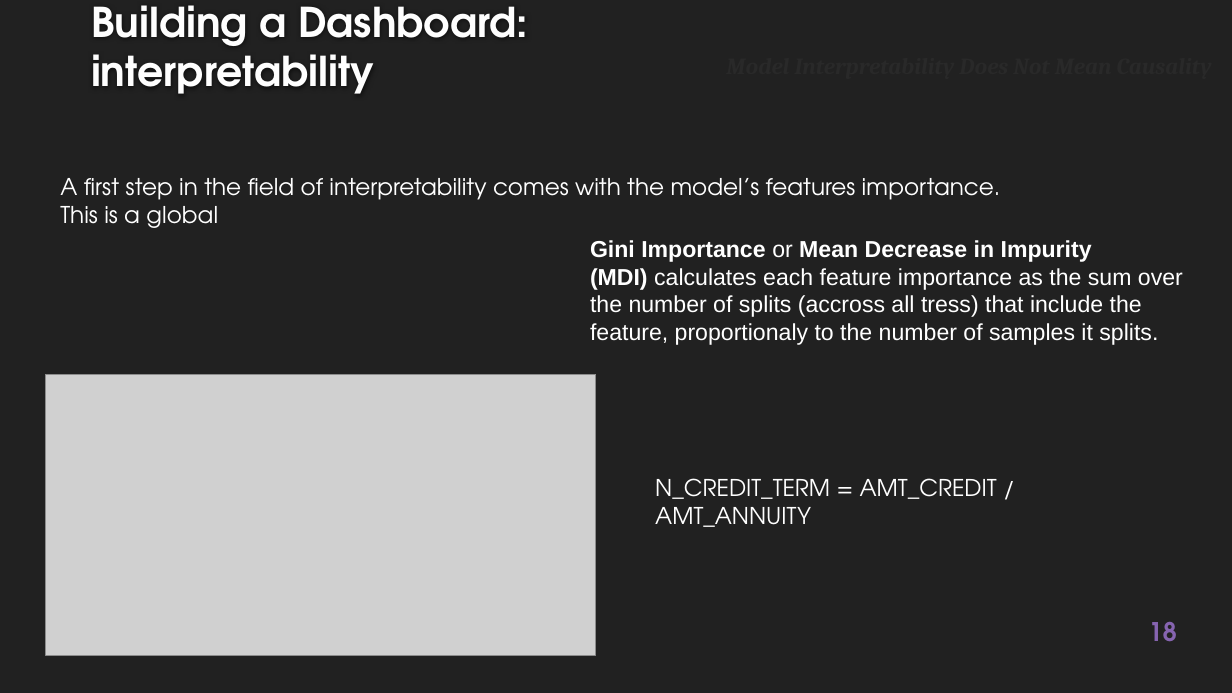
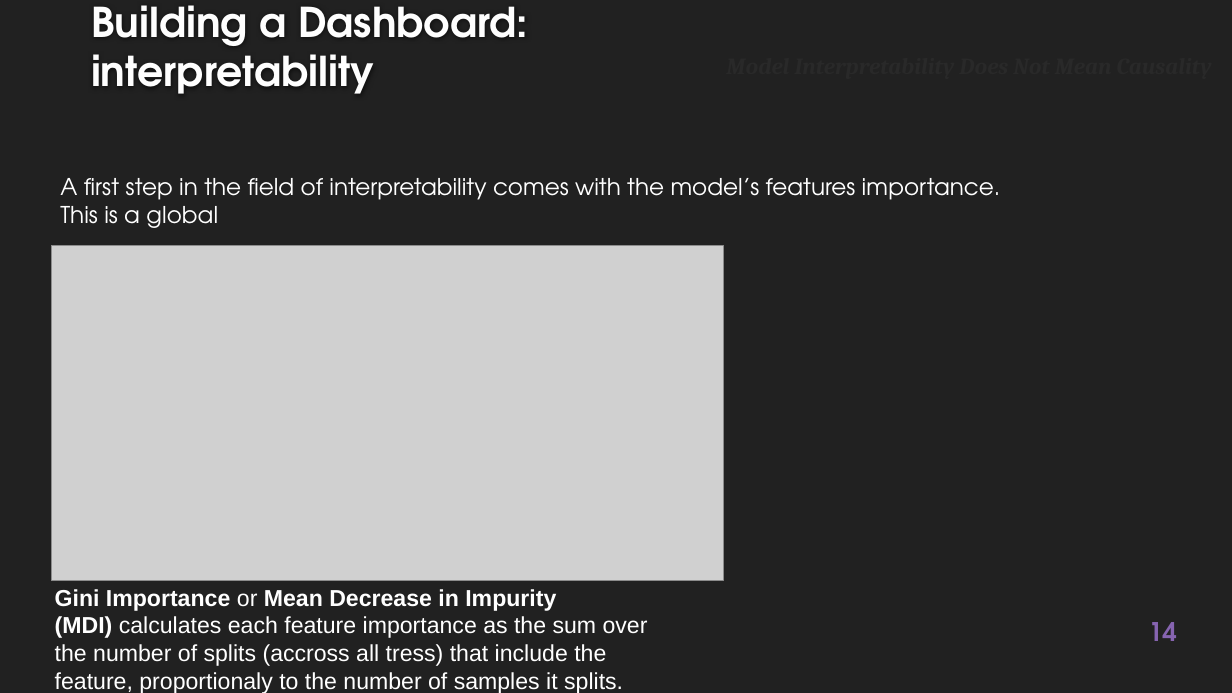
Before and after one commit to EtienneLardeur/P7_Scoring, a slide deck: slide 14 of P7_Support.pptx (slide 18 before the commit). Drawn at 1232x693 pixels with LibreOffice and Linux fonts; fonts in the diff are those of the drawing; grey boxes stand for pictures; background and template pictures are left out. Boxes give left, top, right and bottom in pixels: in the first picture for what was removed or moved away, otherwise in the second. Text is boxed around its words. In the diff, an @@ line names an element or a change of style, - is before the commit and + after.

Commit message:
Update P7_Support.pptx
up to : interpretability

```diff
--- a/P7_Support.pptx
+++ b/P7_Support.pptx
@@ picture added at [52,246,724,581] @@
@@ picture removed at [45,374,596,655] @@
@@ text removed at [655,478,997,527] @@
-N_CREDIT_TERM = AMT_CREDIT / AMT_ANNUITY
@@ text "Gini Importance or Mean Decrease ...": place and size @@
-text "Gini Importance or Mean Decrease ..." at [590,240,1183,345]
+text "Gini Importance or Mean Decrease ..." at [55,589,648,693]
@@ page number at [1148,622,1177,641]: text changed @@
-18
+14
```
Also in this commit, not shown: 10 other slides changed, 2 slides added, 7 slides removed.
